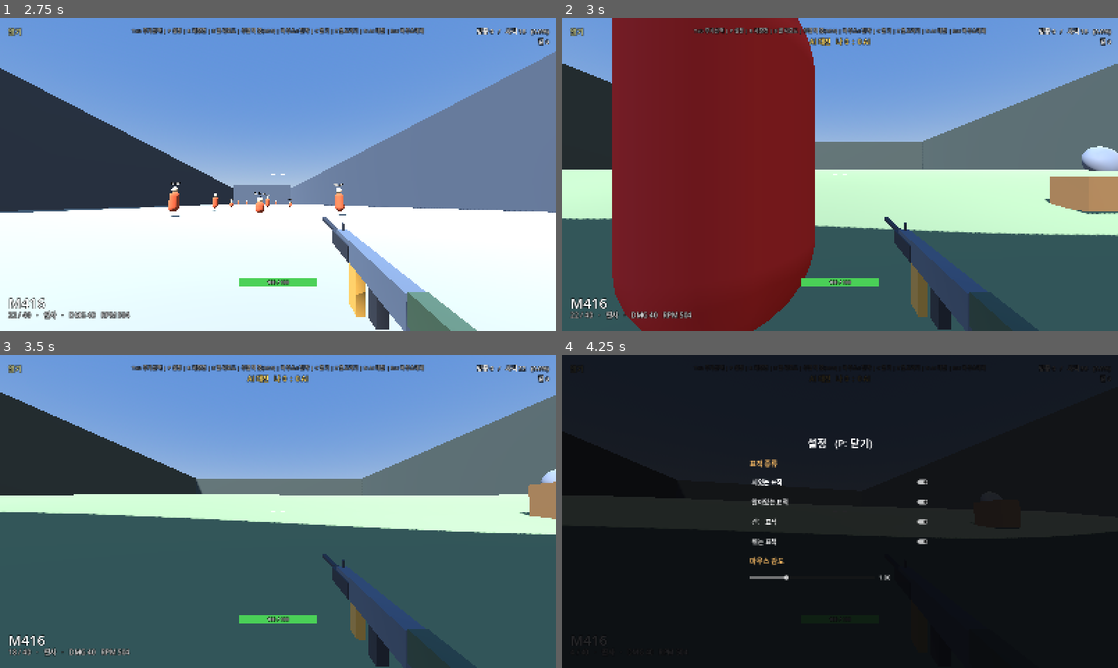
Above: before the commit, frames 1-4 (two rows, left to right).
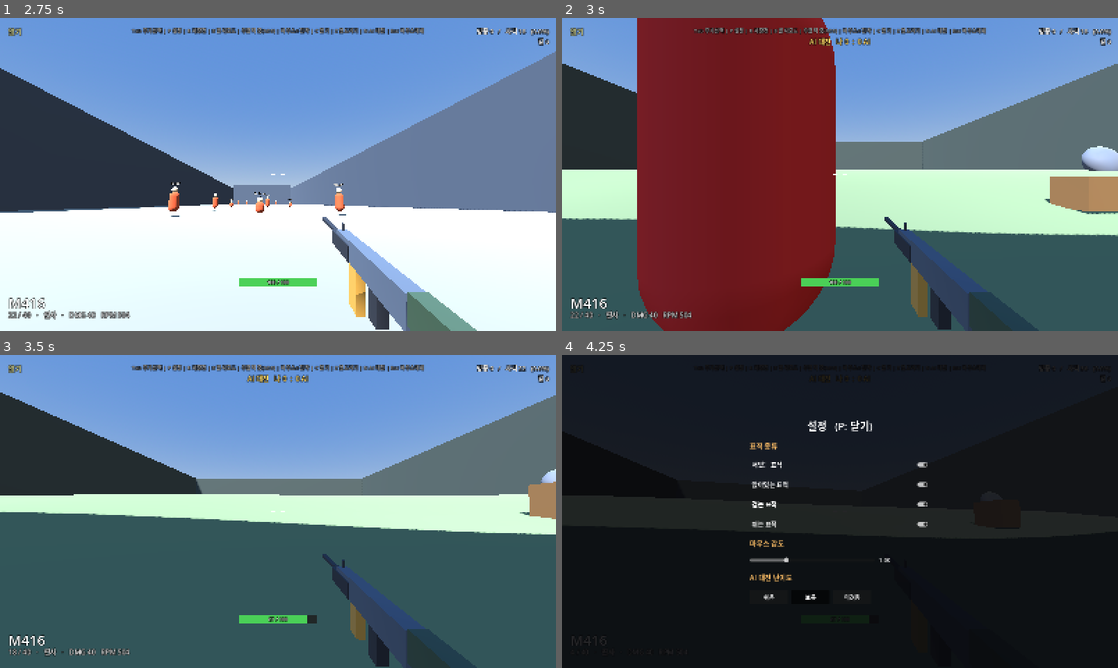
Above: after the commit, the same moments.

Repository: wqrvQ2WR/pubg-aim-trainer
Game: Godot game, scene res://scenes/Main.tscn
The game is run twice, just before and just after one commit, with the same random seed, the same clock (stepped at 60 frames per second) and the same inputs.
Inputs (mouse positions are in pixels of both pictures, inside the frame that each line leads up to):
- Up to frame 1 (2.75 s): tap Enter at 0.5 s; move the mouse to (305, 174) at 0.52 s; press the mouse at (305, 174) at 0.53 s; hold W (move_forward) from 0.53 s (still down); tap Space (jump) at 0.77, 1.52 s; move the mouse to (250, 174) at 1.27 s; release the mouse at (250, 174) at 1.28 s; right-click (250, 174) at 1.35 s; click (250, 174) at 1.55 s; move the mouse to (289, 168) at 2.02 s; hold C (crouch) from 2.03 s (still down); click (289, 168) at 2.3 s
- Up to frame 2 (3 s): keep holding W (move_forward); move the mouse to (834, 180) at 2.77 s; release C (crouch) at 2.78 s; tap N (duel_toggle) at 2.85 s
- Up to frame 3 (3.5 s): keep holding W (move_forward); tap Space (jump) at 3.02 s; click (272, 517) at 3.05 s
- Up to frame 4 (4.25 s): keep holding W (move_forward); move the mouse to (878, 514) at 3.52 s; press the mouse at (878, 514) at 3.53 s; tap Space (jump) at 3.77 s; tap P (settings_menu) at 4.15 s

Frame 1 is identical in both runs. In frame 2, 8.2% of the frame differs, in the area x 9-50%, y 0-100%; in frame 3, 0.1%; in frame 4, 1.6%.

Commit message:
AI 난이도 시스템 추가 + 기본 난이도 하향(너프)
AIBot.gd의 반응지연/탄퍼짐/연사간격/데미지/이동속도를 쉬움·보통·
어려움 3단계 프리셋으로 전환. 이전엔 사실상 어려움 수준이 기본값
이었던 걸 보통 수준(반응지연 0.4→0.6초, 탄퍼짐 2.6→4.2도, 데미지
18→13)으로 낮춰 기본 난이도를 완화. P 설정 패널에 난이도 선택
버튼 3개 추가, 대전 중에도 즉시 적용됨.

Diff:
--- a/scripts/AIBot.gd
+++ b/scripts/AIBot.gd
@@ -7,15 +7,9 @@
 signal ai_respawned()
 
 const MAX_HEALTH := 100
-const MOVE_SPEED := 3.6
-const TURN_SPEED := 3.5
 const ENGAGE_RANGE := 55.0
 const KEEP_DISTANCE_FAR := 24.0
 const KEEP_DISTANCE_NEAR := 9.0
-const FIRE_INTERVAL := 0.14
-const AIM_SPREAD_DEG := 2.6
-const REACTION_DELAY := 0.4
-const DAMAGE_PER_HIT := 18
 const RESPAWN_DELAY := 3.5
 const STRAFE_CHANGE_INTERVAL := 1.4
 const EYE_HEIGHT := 1.5
@@ -24,6 +18,21 @@
 const COLOR_HEAD := Color(0.85, 0.55, 0.5)
 const COLOR_FLASH := Color(1.0, 0.9, 0.2)
 const COLOR_DOWNED := Color(0.3, 0.3, 0.3)
+
+## 난이도별 파라미터 - 반응지연/탄퍼짐이 클수록, 연사간격이 길수록 약함
+const DIFFICULTY_PRESETS := {
+	"easy": {"reaction_delay": 0.95, "aim_spread_deg": 6.5, "fire_interval": 0.26, "damage_per_hit": 9, "move_speed": 2.3, "turn_speed": 2.0},
+	"normal": {"reaction_delay": 0.6, "aim_spread_deg": 4.2, "fire_interval": 0.19, "damage_per_hit": 13, "move_speed": 2.9, "turn_speed": 2.6},
+	"hard": {"reaction_delay": 0.4, "aim_spread_deg": 2.8, "fire_interval": 0.15, "damage_per_hit": 17, "move_speed": 3.4, "turn_speed": 3.2},
+}
+const DEFAULT_DIFFICULTY := "normal"
+
+var move_speed: float = 2.9
+var turn_speed: float = 2.6
+var fire_interval: float = 0.19
+var aim_spread_deg: float = 4.2
+var reaction_delay: float = 0.6
+var damage_per_hit: int = 13
 
 var health: int = MAX_HEALTH
 var is_dead: bool = false
@@ -126,6 +135,16 @@
 	area.add_child(cs)
 	add_child(area)
 	return area
+
+
+func set_difficulty(level: String) -> void:
+	var p: Dictionary = DIFFICULTY_PRESETS.get(level, DIFFICULTY_PRESETS[DEFAULT_DIFFICULTY])
+	reaction_delay = p["reaction_delay"]
+	aim_spread_deg = p["aim_spread_deg"]
+	fire_interval = p["fire_interval"]
+	damage_per_hit = p["damage_per_hit"]
+	move_speed = p["move_speed"]
+	turn_speed = p["turn_speed"]
 
 
 func spawn_at(pos: Vector3) -> void:
@@ -213,7 +232,7 @@
 	var target_pos: Vector3 = player.global_position + Vector3(0, randf_range(1.15, 1.6), 0)
 	var dir := (target_pos - eye_pos).normalized()
 
-	var spread := deg_to_rad(AIM_SPREAD_DEG)
+	var spread := deg_to_rad(aim_spread_deg)
 	var rand_yaw := (randf() * 2.0 - 1.0) * spread
 	var rand_pitch := (randf() * 2.0 - 1.0) * spread
 	var aim_basis := Basis.looking_at(dir, Vector3.UP)
@@ -224,7 +243,7 @@
 	query.collision_mask = 1
 	var result := space_state.intersect_ray(query)
 	if result and result.has("collider") and result["collider"] == player and player.has_method("take_hit"):
-		player.take_hit(DAMAGE_PER_HIT, result["position"])
+		player.take_hit(damage_per_hit, result["position"])
 
 
 func _physics_process(delta: float) -> void:
@@ -250,7 +269,7 @@
 		sight_timer += delta
 		var forward_dir := to_player.normalized()
 		var target_yaw := atan2(forward_dir.x, forward_dir.z)
-		rotation.y = lerp_angle(rotation.y, target_yaw, TURN_SPEED * delta)
+		rotation.y = lerp_angle(rotation.y, target_yaw, turn_speed * delta)
 
 		strafe_timer -= delta
 		if strafe_timer <= 0.0:
@@ -265,19 +284,19 @@
 			move_vec -= forward_dir * 0.6
 		if move_vec.length() > 0.01:
 			move_vec = move_vec.normalized()
-			velocity.x = move_vec.x * MOVE_SPEED
-			velocity.z = move_vec.z * MOVE_SPEED
+			velocity.x = move_vec.x * move_speed
+			velocity.z = move_vec.z * move_speed
 		else:
 			velocity.x = 0.0
 			velocity.z = 0.0
 
 		fire_timer -= delta
-		if sight_timer > REACTION_DELAY and fire_timer <= 0.0:
+		if sight_timer > reaction_delay and fire_timer <= 0.0:
 			_shoot_at_player()
-			fire_timer = FIRE_INTERVAL
+			fire_timer = fire_interval
 	else:
 		sight_timer = 0.0
-		velocity.x = move_toward(velocity.x, 0.0, MOVE_SPEED * 4.0 * delta)
-		velocity.z = move_toward(velocity.z, 0.0, MOVE_SPEED * 4.0 * delta)
+		velocity.x = move_toward(velocity.x, 0.0, move_speed * 4.0 * delta)
+		velocity.z = move_toward(velocity.z, 0.0, move_speed * 4.0 * delta)
 
 	move_and_slide()
--- a/scripts/DuelManager.gd
+++ b/scripts/DuelManager.gd
@@ -3,6 +3,7 @@
 
 signal score_changed(player_kills: int, ai_kills: int)
 signal mode_changed(active: bool)
+signal difficulty_changed(level: String)
 
 const AIBotScript := preload("res://scripts/AIBot.gd")
 
@@ -12,6 +13,7 @@
 var mode_active: bool = false
 var player_kills: int = 0
 var ai_kills: int = 0
+var difficulty: String = "normal"
 
 
 func _ready() -> void:
@@ -22,6 +24,13 @@
 func _unhandled_input(event: InputEvent) -> void:
 	if event.is_action_pressed("duel_toggle"):
 		toggle_mode()
+
+
+func set_difficulty(level: String) -> void:
+	difficulty = level
+	if ai_bot:
+		ai_bot.set_difficulty(level)
+	difficulty_changed.emit(level)
 
 
 func toggle_mode() -> void:
@@ -70,6 +79,7 @@
 	bot.player = player
 	bot.spawn_points = points
 	add_child(bot)
+	bot.set_difficulty(difficulty)
 	bot.ai_died.connect(_on_ai_died)
 	bot.spawn_at(points[randi() % points.size()])
 	ai_bot = bot
--- a/scripts/Main.gd
+++ b/scripts/Main.gd
@@ -134,4 +134,5 @@
 	settings.set_script(load("res://scripts/SettingsUI.gd"))
 	settings.player = player
 	settings.range_manager = range_manager
+	settings.duel_manager = duel_manager
 	canvas.add_child(settings)
--- a/scripts/SettingsUI.gd
+++ b/scripts/SettingsUI.gd
@@ -3,9 +3,12 @@
 
 var player: Node = null
 var range_manager: Node = null
+var duel_manager: Node = null
 var is_open := false
 
 var sens_value_label: Label
+var difficulty_buttons: Dictionary = {}
+const DIFFICULTY_LABELS := {"easy": "쉬움", "normal": "보통", "hard": "어려움"}
 
 
 func _ready() -> void:
@@ -25,7 +28,7 @@
 
 	var panel := VBoxContainer.new()
 	panel.add_theme_constant_override("separation", 22)
-	_place(panel, Control.PRESET_CENTER, -260, -220, 260, 220)
+	_place(panel, Control.PRESET_CENTER, -260, -270, 260, 270)
 	add_child(panel)
 
 	var title := Label.new()
@@ -69,6 +72,26 @@
 	sens_value_label.custom_minimum_size = Vector2(60, 0)
 	sens_row.add_child(sens_value_label)
 
+	var diff_header := Label.new()
+	diff_header.text = "AI 대전 난이도"
+	diff_header.add_theme_font_size_override("font_size", 20)
+	diff_header.add_theme_color_override("font_color", Color(1.0, 0.75, 0.4))
+	panel.add_child(diff_header)
+
+	var diff_row := HBoxContainer.new()
+	diff_row.add_theme_constant_override("separation", 10)
+	panel.add_child(diff_row)
+
+	for level in ["easy", "normal", "hard"]:
+		var btn := Button.new()
+		btn.text = DIFFICULTY_LABELS[level]
+		btn.custom_minimum_size = Vector2(110, 40)
+		btn.toggle_mode = true
+		btn.button_pressed = (level == "normal")
+		btn.pressed.connect(_on_difficulty_pressed.bind(level))
+		diff_row.add_child(btn)
+		difficulty_buttons[level] = btn
+
 
 func _add_target_toggle(parent: VBoxContainer, label_text: String, target_type: int) -> void:
 	var cb := CheckButton.new()
@@ -82,6 +105,13 @@
 func _on_target_toggle(pressed: bool, target_type: int) -> void:
 	if range_manager:
 		range_manager.set_type_enabled(target_type, pressed)
+
+
+func _on_difficulty_pressed(level: String) -> void:
+	for key in difficulty_buttons.keys():
+		(difficulty_buttons[key] as Button).button_pressed = (key == level)
+	if duel_manager:
+		duel_manager.set_difficulty(level)
 
 
 func _on_sensitivity_changed(value: float) -> void:
